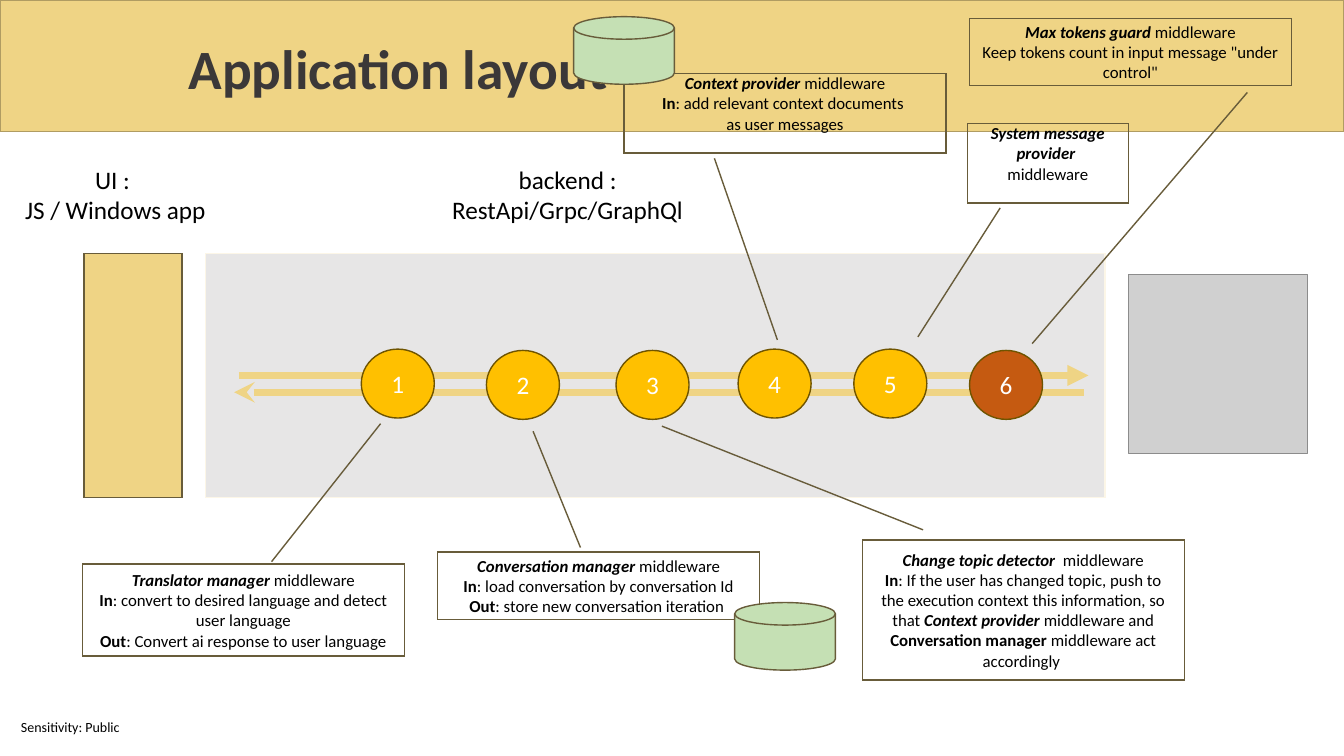
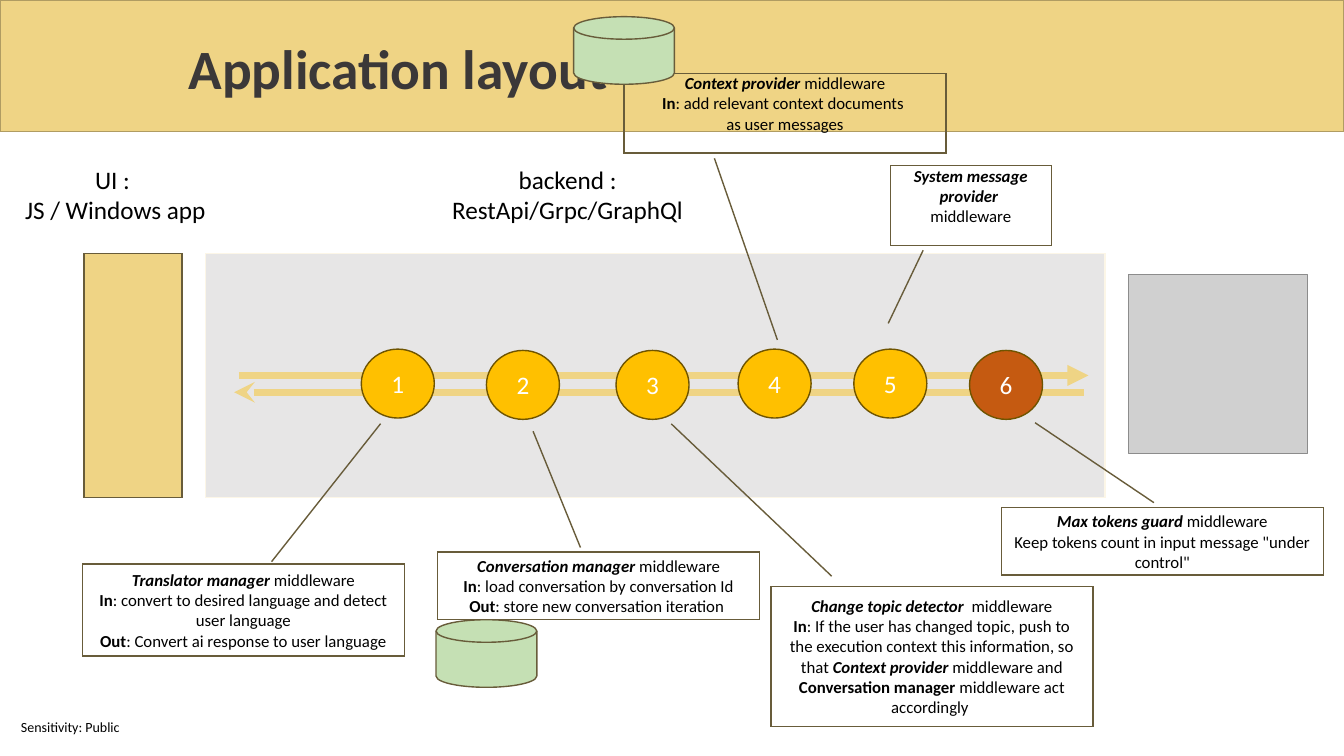
Before and after one commit to sabbadino/AzureDay2023Torino, a slide deck: slide 29 of sessions/room1_15_30/azure-day-ChatBot.pptx (slide 30 before the commit). Drawn at 1344x756 pixels with LibreOffice and Linux fonts; fonts in the diff are those of the drawing; grey boxes stand for pictures; background and template pictures are left out. Boxes give left, top, right and bottom in pixels: in the first picture for what was removed or moved away, otherwise in the second. Text is boxed around its words. In the diff, an @@ line names an element or a change of style, - is before the commit and + after.

```diff
--- a/sessions/room1_15_30/azure-day-ChatBot.pptx
+++ b/sessions/room1_15_30/azure-day-ChatBot.pptx
@@ border callout "System message provider middleware": place and size @@
-border callout "System message provider middleware" at (968,123,1129,203)
+border callout "System message provider middleware" at (890,165,1052,245)
@@ proportions changed in 3 elements at (890,165,1052,245), (771,587,1093,727), (1002,508,1324,576) @@
@@ border callout "Max tokens guard middleware Keep ...": place and size @@
-border callout "Max tokens guard middleware Keep ..." at (970,18,1292,86)
+border callout "Max tokens guard middleware Keep ..." at (1002,508,1324,576)
@@ border callout "Change topic detector middleware In: ...": place and size @@
-border callout "Change topic detector middleware In: ..." at (863,540,1185,681)
+border callout "Change topic detector middleware In: ..." at (771,587,1093,727)
@@ cylinder: place and size @@
-cylinder at (735,603,836,670)
+cylinder at (437,620,537,688)
```
Also in this commit, not shown: 15 other slides changed, 5 slides removed.
